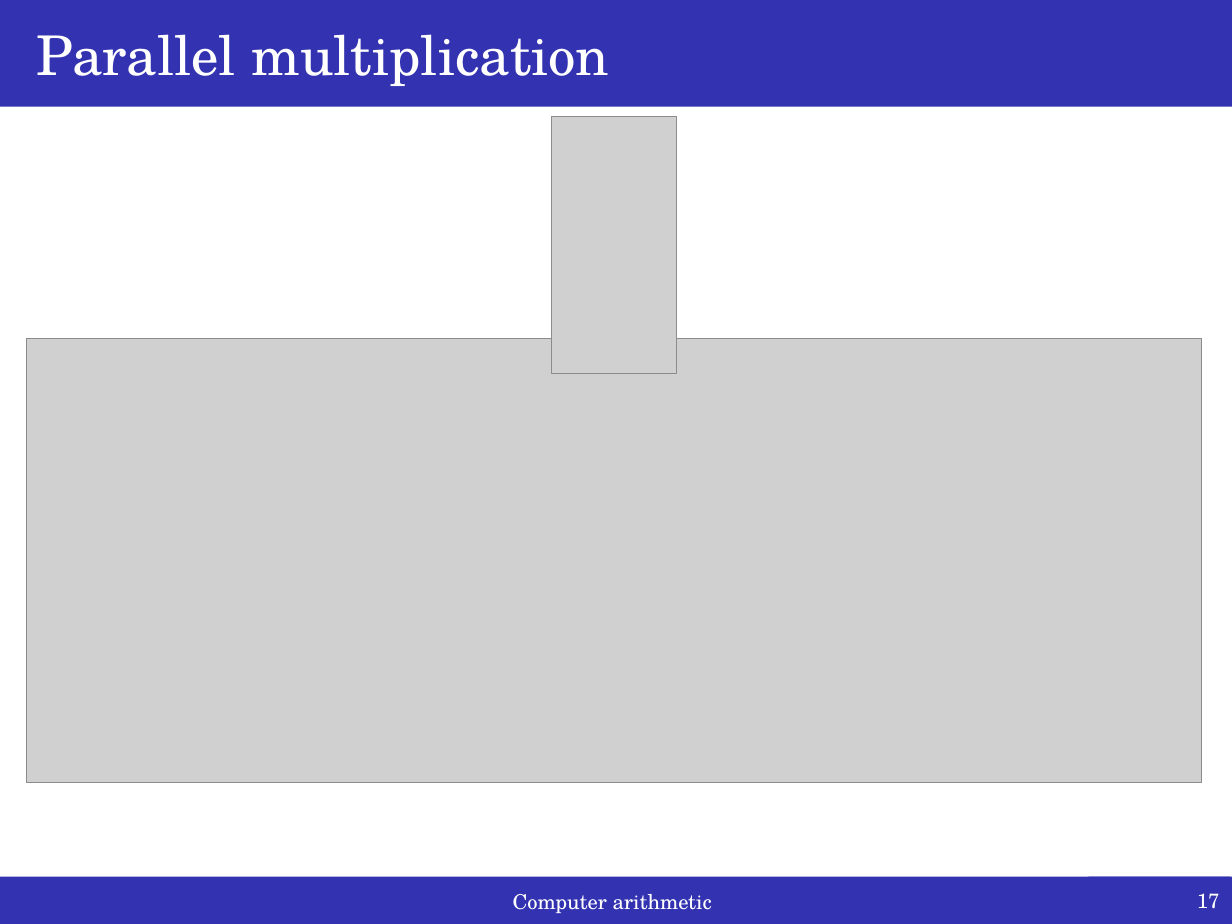
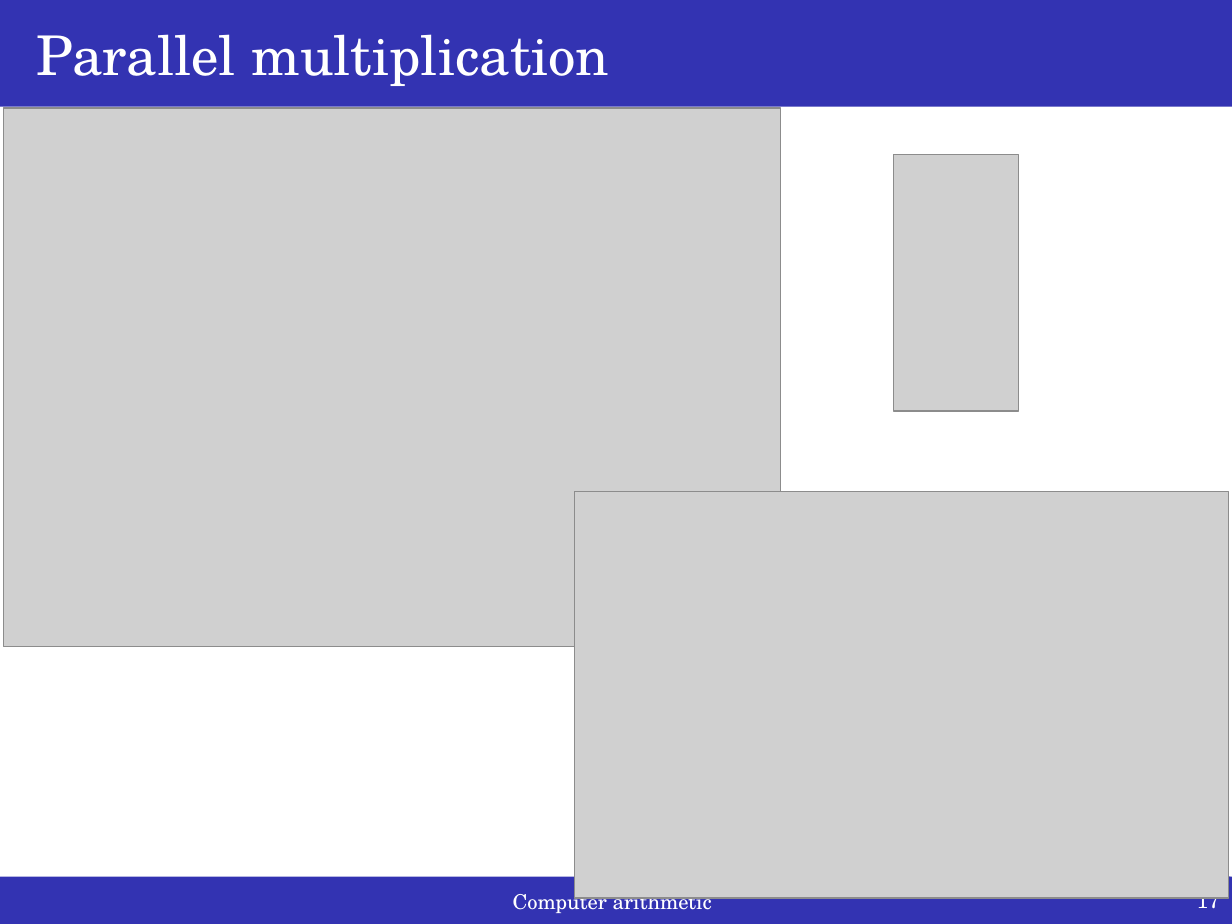
Before and after one commit to iperezan-itesm/05-TC2009B-Aug2021, a slide deck: slide 17 of lectures/weekly_slides/M1.3_Mult_Div/M1.3_Mult_Div.pptx. Drawn at 1232x924 pixels with LibreOffice and Linux fonts; fonts in the diff are those of the drawing; grey boxes stand for pictures. Boxes give left, top, right and bottom in pixels: in the first picture for what was removed or moved away, otherwise in the second. Text is boxed around its words. In the diff, an @@ line names an element or a change of style, - is before the commit and + after.

```diff
--- a/lectures/weekly_slides/M1.3_Mult_Div/M1.3_Mult_Div.pptx
+++ b/lectures/weekly_slides/M1.3_Mult_Div/M1.3_Mult_Div.pptx
@@ picture: place and size @@
-picture at <box>27,339,1201,782</box>
+picture at <box>4,108,781,647</box>
@@ picture: place and size @@
-picture at <box>551,117,676,373</box>
+picture at <box>893,154,1019,410</box>
@@ picture added at <box>574,492,1228,898</box> @@
@@ page number rewrapped from <box>1088,876,1232,924</box> to <box>1197,888,1220,914</box> @@
```
Also in this commit, not shown: 2 other slides changed, 2 other files.
